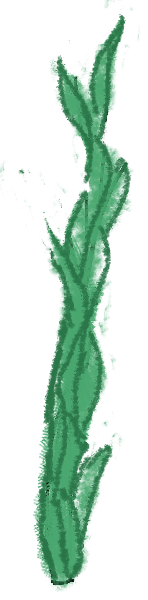
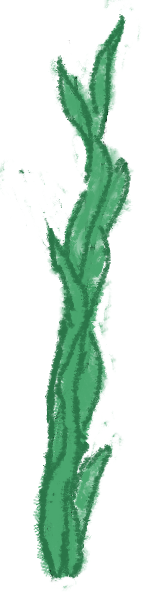
Layers edited between the first and the second 148×600 image:
painted on "Layer #1" over [36, 228, 82, 582]
painted on "Layer" over [35, 148, 127, 593]
